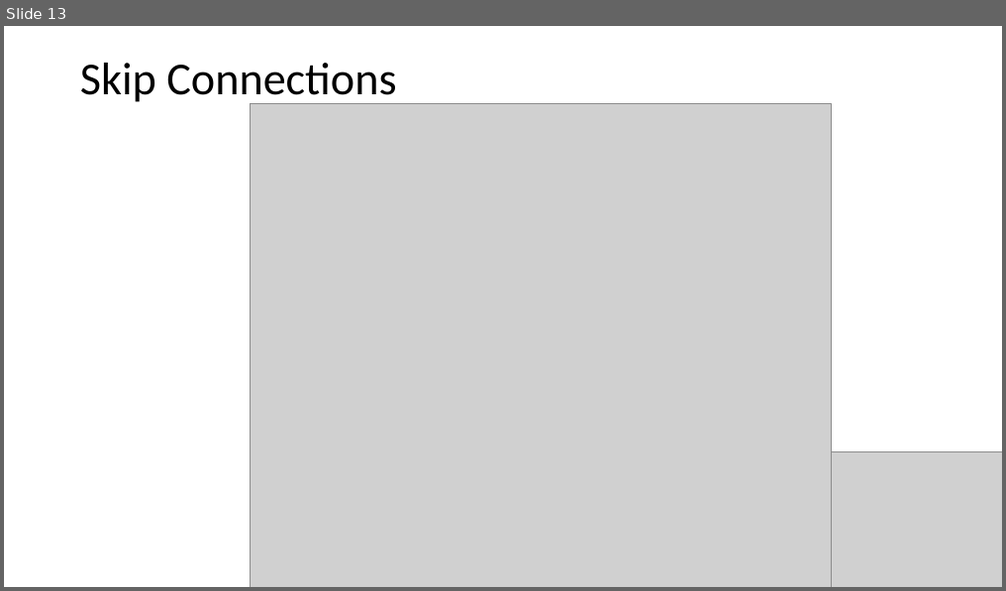
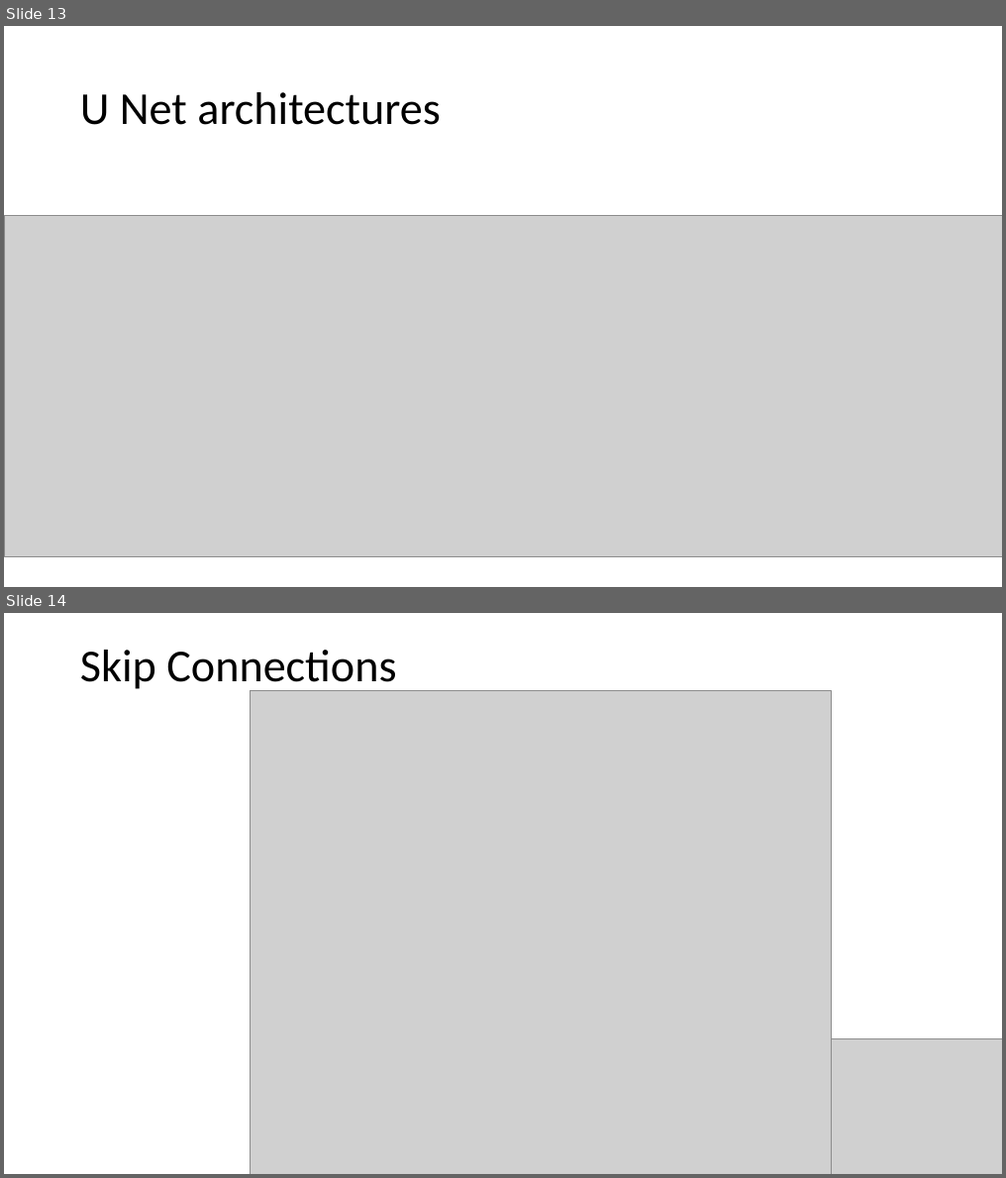
Before and after one commit to MICS-Lab/DeepLearningCourse, a slide deck: Slides_7.pptx. Shown one above the other, each under a label of ours: slide 13 before the commit, slides 13 and 14 after it. The pictures are 1006x591 and 1006x1178 pixels, drawn with LibreOffice and Linux fonts; fonts in the diff are those of the drawing; grey boxes stand for pictures. Boxes give left, top, right and bottom in pixels: in the first picture for what was removed or moved away, otherwise in the second. Text is boxed around its words. In the diff, an @@ line names an element or a change of style, - is before the commit and + after.

```diff
--- a/Slides_7.pptx
+++ b/Slides_7.pptx
@@ slide 13 added at [4,26,1002,587], background #FFFFFF @@
@@ title added at [80,92,441,125], 44 pt, text #000000 @@
+U Net architectures
@@ picture added at [4,215,1002,558] @@
@@ what was slide 13 is now slide 14 @@
```
Also in this commit, not shown: 1 other slide added.
